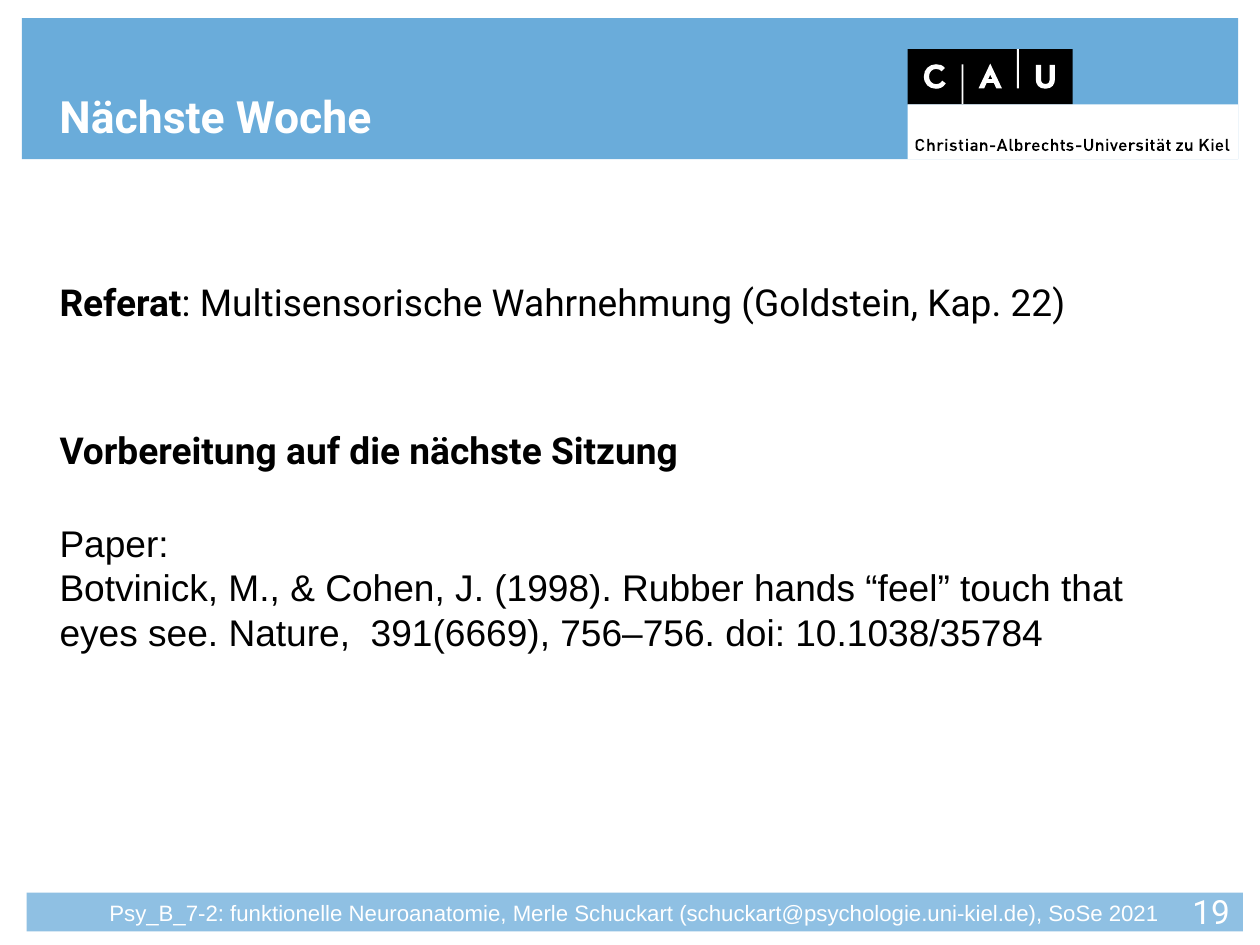
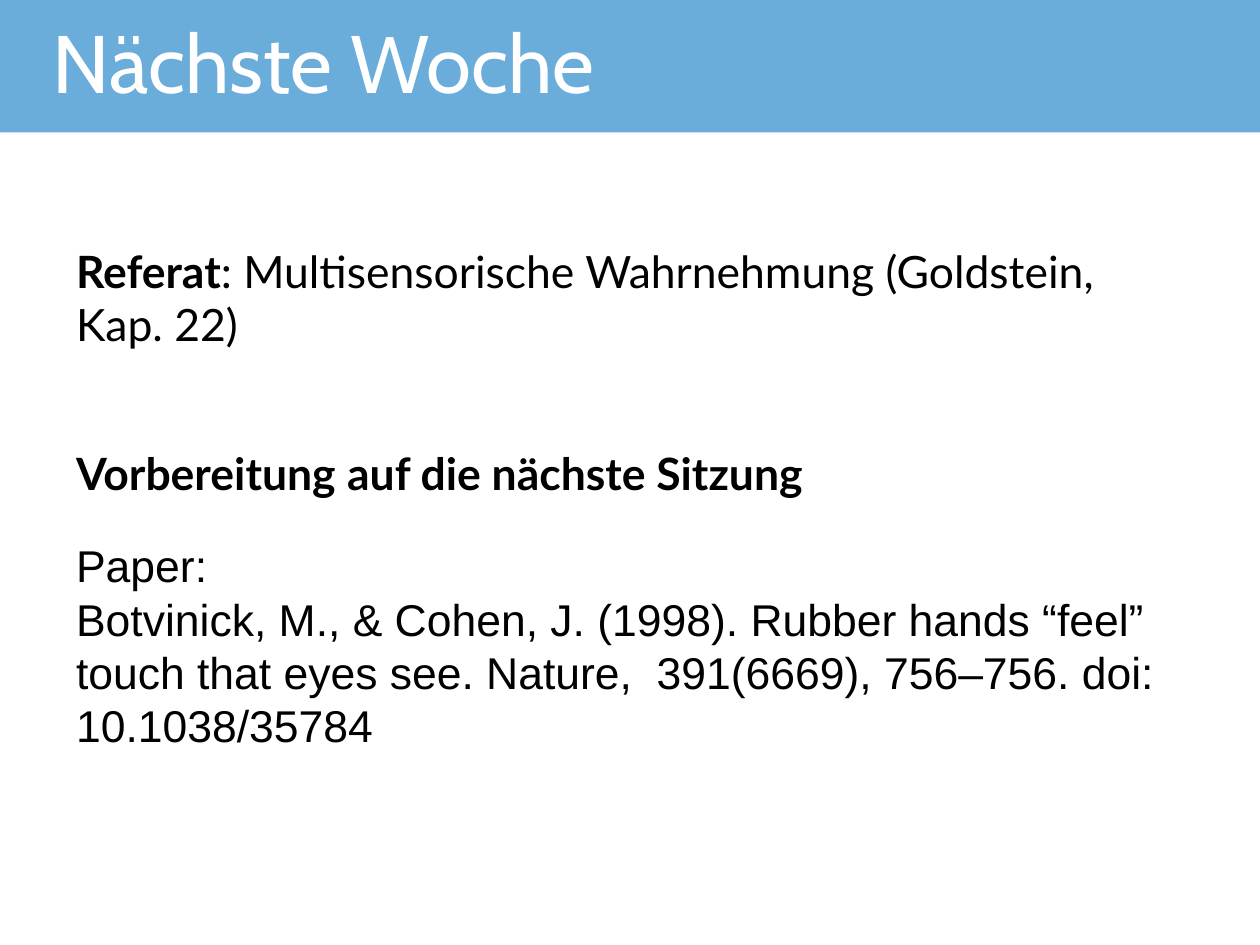
Before and after one commit to JuliusWelzel/teaching, a slide deck: slide 20 of seminars/funct_neuroanatomy_jw/Seminarfolien/FunNeuro_S07_Schmerz_MS.pptx (slide 19 before the commit). Drawn at 1260x945 pixels with LibreOffice and Linux fonts; fonts in the diff are those of the drawing; background and template pictures are left out. Boxes give left, top, right and bottom in pixels: in the first picture for what was removed or moved away, otherwise in the second. Text is boxed around its words. In the diff, an @@ line names an element or a change of style, - is before the commit and + after.

```diff
--- a/seminars/funct_neuroanatomy_jw/Seminarfolien/FunNeuro_S07_Schmerz_MS.pptx
+++ b/seminars/funct_neuroanatomy_jw/Seminarfolien/FunNeuro_S07_Schmerz_MS.pptx
@@ rectangle: place and size @@
-rectangle at box(21, 19, 1239, 160)
+rectangle at box(0, 0, 1260, 132)
@@ title "Nächste Woche": place and size @@
-title "Nächste Woche" at box(59, 99, 372, 134)
+title "Nächste Woche" at box(53, 32, 594, 94)
@@ title "Nächste Woche" at box(53, 32, 594, 94): size 24 to 44 pt, font Roboto to Cabin, bold off; vertical alignment bottom to middle @@
@@ group removed at box(908, 49, 1239, 159): 4 rectangles, 4 freeform shapes @@
@@ text "Referat: Multisensorische Wahrnehmung (Goldstein, Kap. ...": place and size @@
-text "Referat: Multisensorische Wahrnehmung (Goldstein, Kap. ..." at box(60, 286, 1123, 653)
+text "Referat: Multisensorische Wahrnehmung (Goldstein, Kap. ..." at box(76, 253, 1154, 743)
@@ text "Referat: Multisensorische Wahrnehmung (Goldstein, Kap. ..." at box(76, 253, 1154, 743): size 20 to 24 pt; font Roboto to Lato in "Referat: Multisensorische Wahrnehmung (Goldstein, Kap. 22)", "Vorbereitung auf die nächste Sitzung"; line spacing 9pt to 1 @@
@@ rectangle removed at box(27, 893, 1244, 932) @@
@@ text removed at box(109, 905, 1158, 926) @@
-Psy_B_7-2: funktionelle Neuroanatomie, Merle Schuckart (schuckart@psychologie.uni-kiel.de), SoSe 2021
@@ page number removed at box(1192, 900, 1229, 933) @@
-19
```
Also in this commit, not shown: 19 other slides changed, 3 slides added, 2 slides removed, 8 other files.
